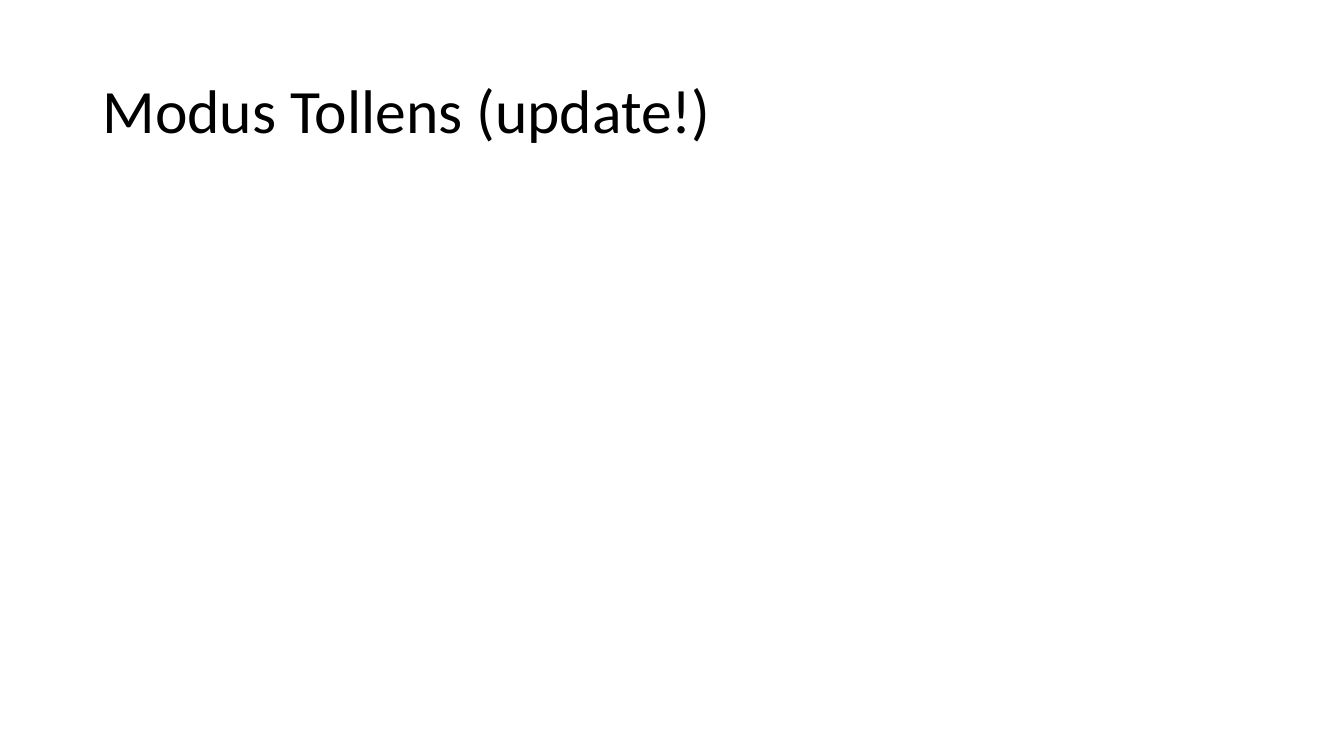
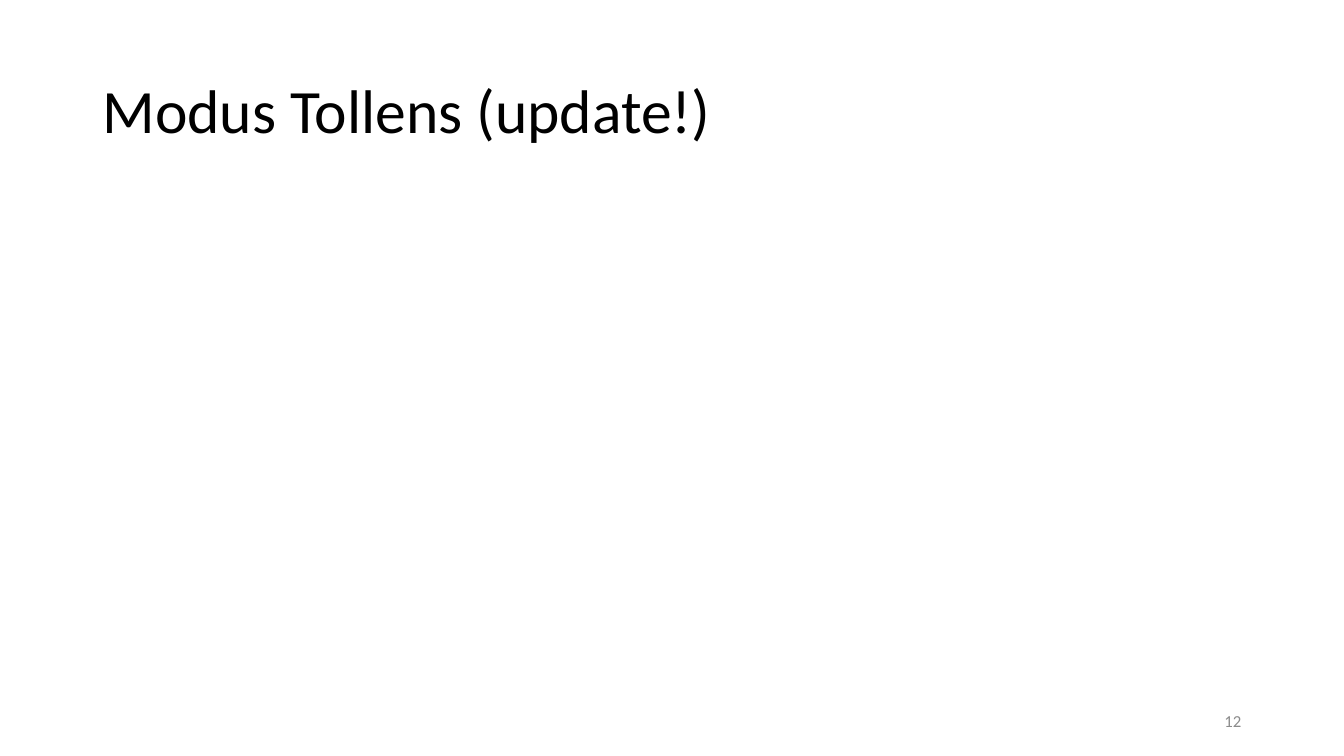
Before and after one commit to kevinsullivan/cs-dm, a slide deck: slide 12 of 06_Negation/Negation.pptx (slide 5 before the commit). Drawn at 1344x756 pixels with LibreOffice and Linux fonts; fonts in the diff are those of the drawing; grey boxes stand for pictures. Boxes give left, top, right and bottom in pixels: in the first picture for what was removed or moved away, otherwise in the second. Text is boxed around its words. In the diff, an @@ line names an element or a change of style, - is before the commit and + after.

```diff
--- a/06_Negation/Negation.pptx
+++ b/06_Negation/Negation.pptx
@@ page number added at (1224, 716, 1241, 727), 12 pt, text #8C8C8C @@
+12
```
Also in this commit, not shown: 10 other slides changed, 18 slides added, 1 other file.
